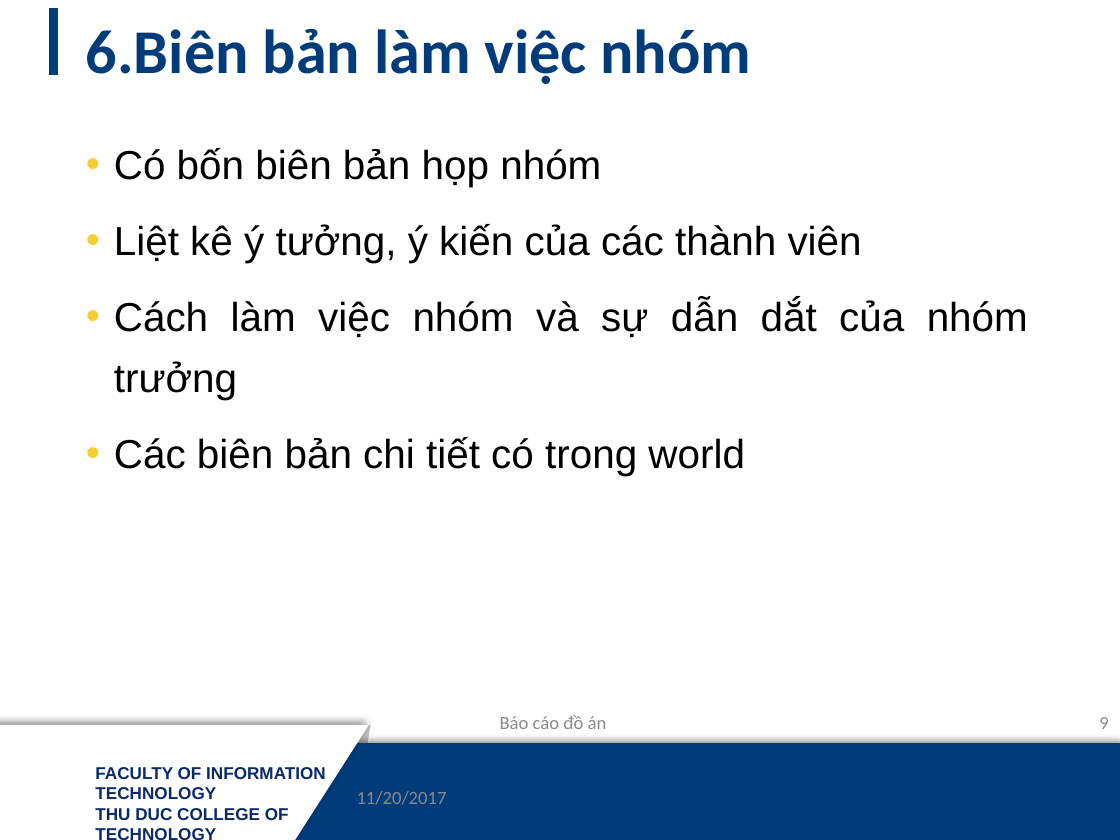
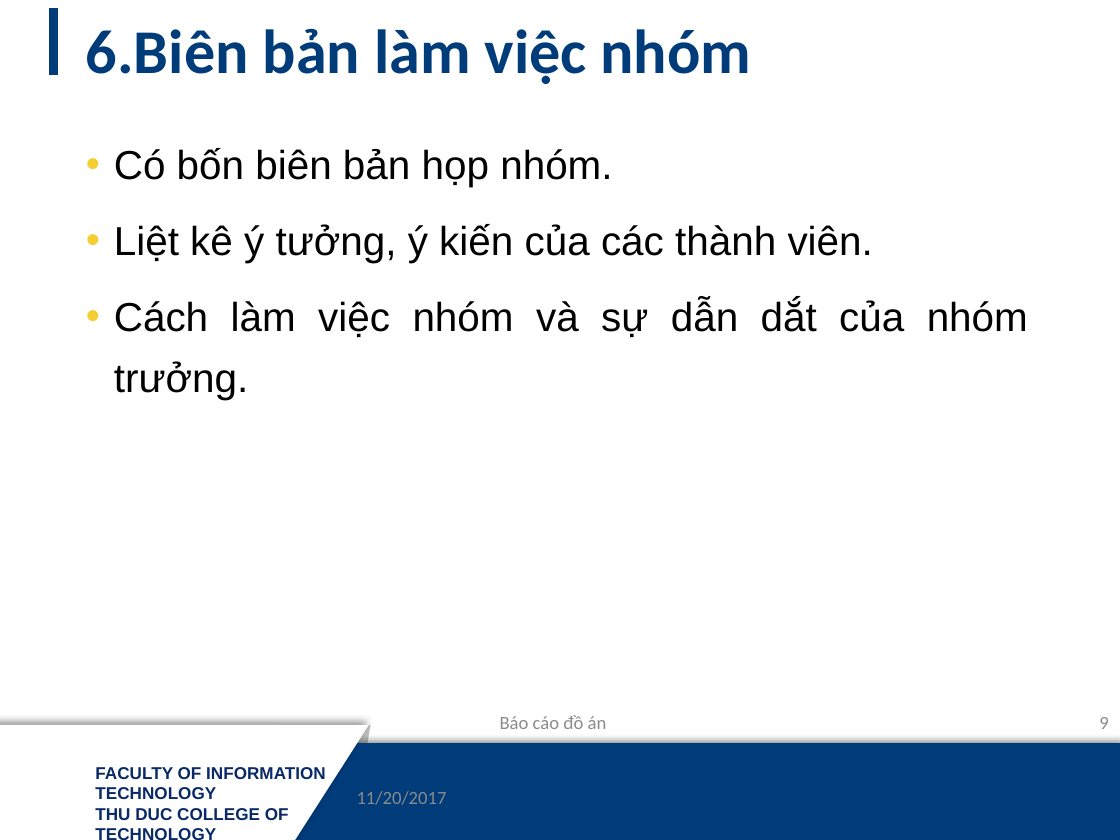
Before and after one commit to mynameissss/NM03_NHOM7, a slide deck: slide 9 of Báo-cáo-đồ-án.pptx. Drawn at 1120x840 pixels with LibreOffice and Linux fonts; fonts in the diff are those of the drawing; background and template pictures are left out. Boxes give left, top, right and bottom in pixels: in the first picture for what was removed or moved away, otherwise in the second. Text is boxed around its words. In the diff, an @@ line names an element or a change of style, - is before the commit and + after.

```diff
--- a/Báo-cáo-đồ-án.pptx
+++ b/Báo-cáo-đồ-án.pptx
@@ text at (x1=114, y1=148, x2=1028, y2=400): text changed @@
-• Có bốn biên bản họp nhóm
-• Liệt kê ý tưởng, ý kiến của các thành viên
-• Cách làm việc nhóm và sự dẫn dắt của nhóm trưởng
-• Các biên bản chi tiết có trong world
+• Có bốn biên bản họp nhóm.
+• Liệt kê ý tưởng, ý kiến của các thành viên.
+• Cách làm việc nhóm và sự dẫn dắt của nhóm trưởng.
```
Also in this commit, not shown: 7 other slides changed, 1 slide added, 1 slide removed, 1 other file.
